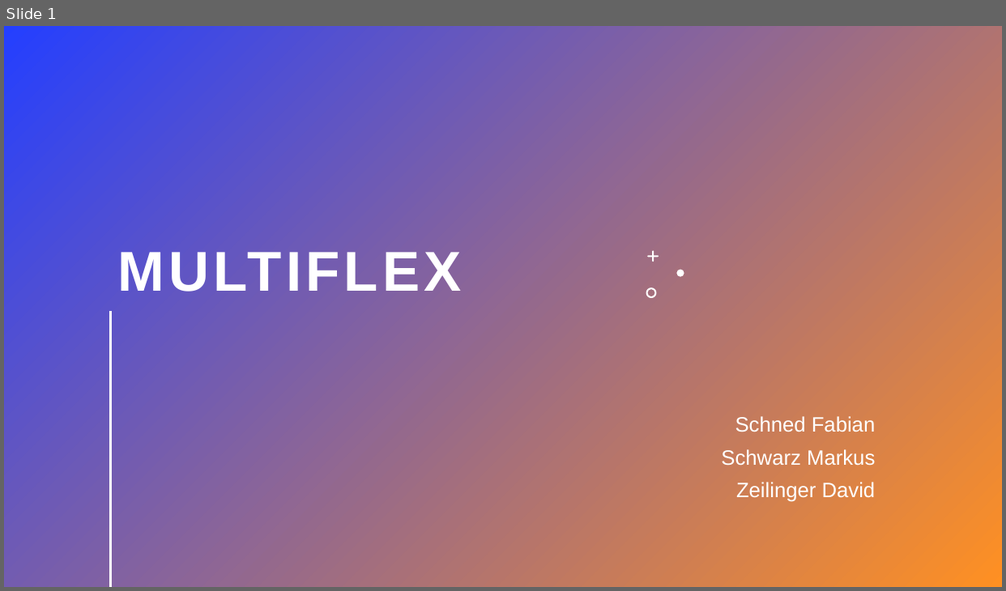
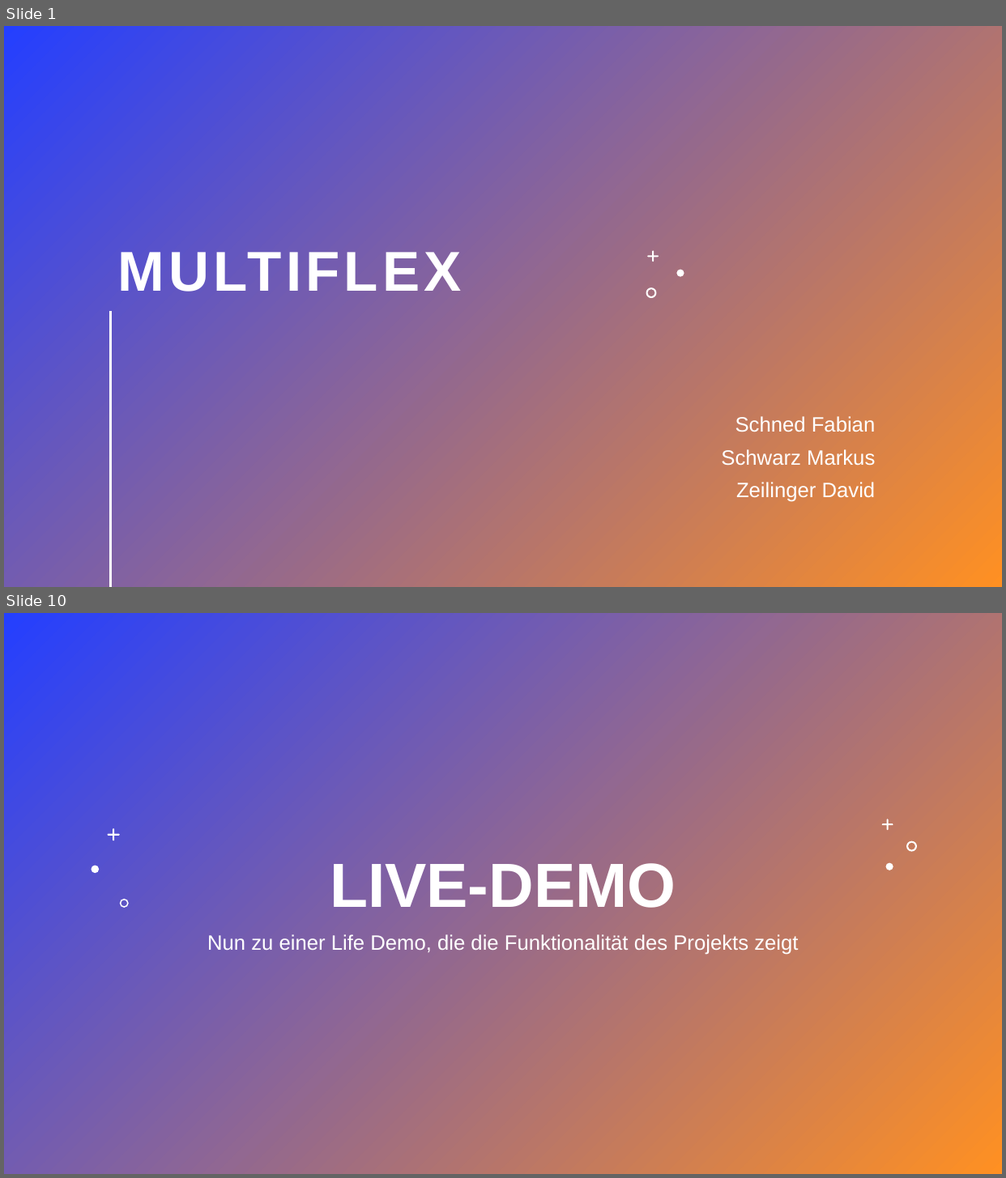
Before and after one commit to LegitesMax/multiflexlbkv, a slide deck: Präsentation/ProjectAward.pptx. Shown one above the other, each under a label of ours: slide 1 before the commit, slides 1 and 10 after it; the slides between them are not shown. The pictures are 1006x591 and 1006x1178 pixels, drawn with LibreOffice and Linux fonts; fonts in the diff are those of the drawing. Boxes give left, top, right and bottom in pixels: in the first picture for what was removed or moved away, otherwise in the second. Text is boxed around its words. In the diff, an @@ line names an element or a change of style, - is before the commit and + after.

```diff
--- a/Präsentation/ProjectAward.pptx
+++ b/Präsentation/ProjectAward.pptx
@@ slide 10 added at (4, 613, 1002, 1174), background gradient #243FFF to #FF9022 @@
@@ freeform shape added at (108, 828, 120, 841), fill #FFFFFF @@
@@ freeform shape added at (882, 819, 893, 830), fill #FFFFFF @@
@@ freeform shape added at (907, 841, 918, 852), fill #FFFFFF @@
@@ freeform shape added at (91, 865, 98, 873), fill #FFFFFF @@
@@ title added at (330, 863, 675, 918), 60 pt, text #FFFFFF, bold @@
+LIVE-DEMO
@@ freeform shape added at (886, 863, 893, 871), fill #FFFFFF @@
@@ freeform shape added at (120, 899, 129, 908), fill #FFFFFF @@
@@ subtitle added at (207, 935, 798, 954), 20 pt, text #FFFFFF @@
+Nun zu einer Life Demo, die die Funktionalität des Projekts zeigt
```
Also in this commit, not shown: 9 slides changed, 1 slide removed, 3 other files.
